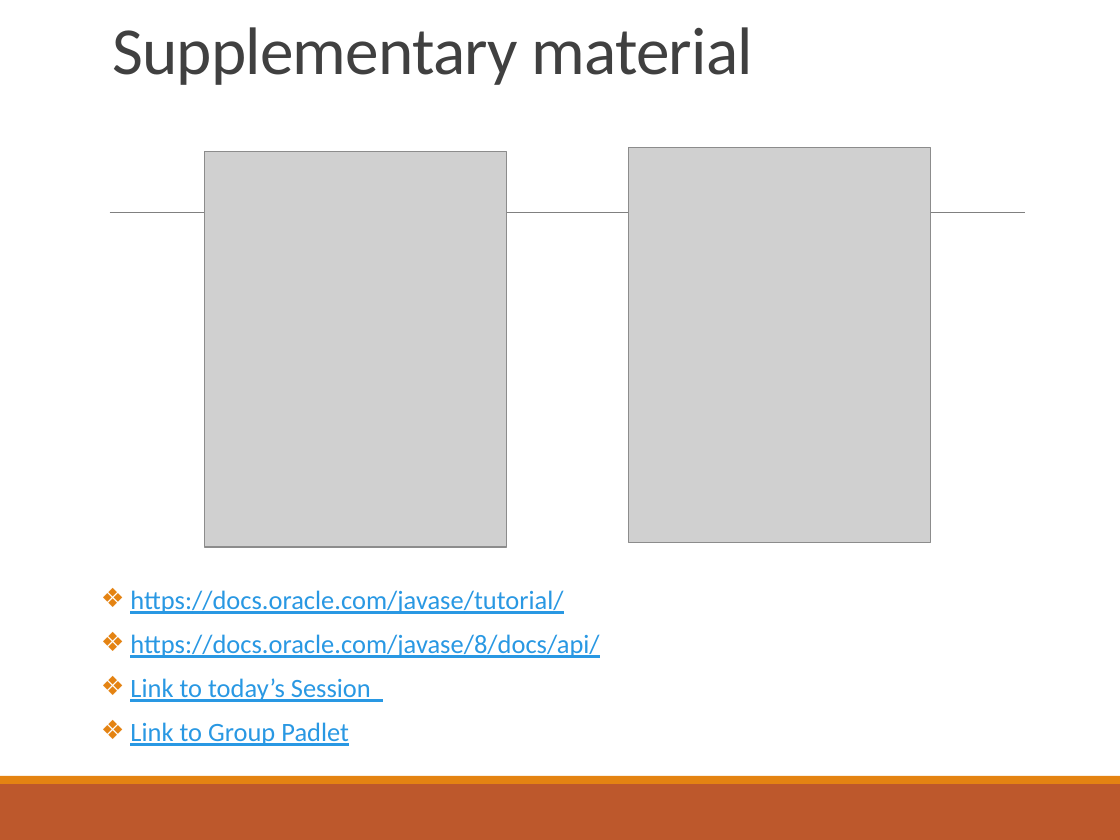
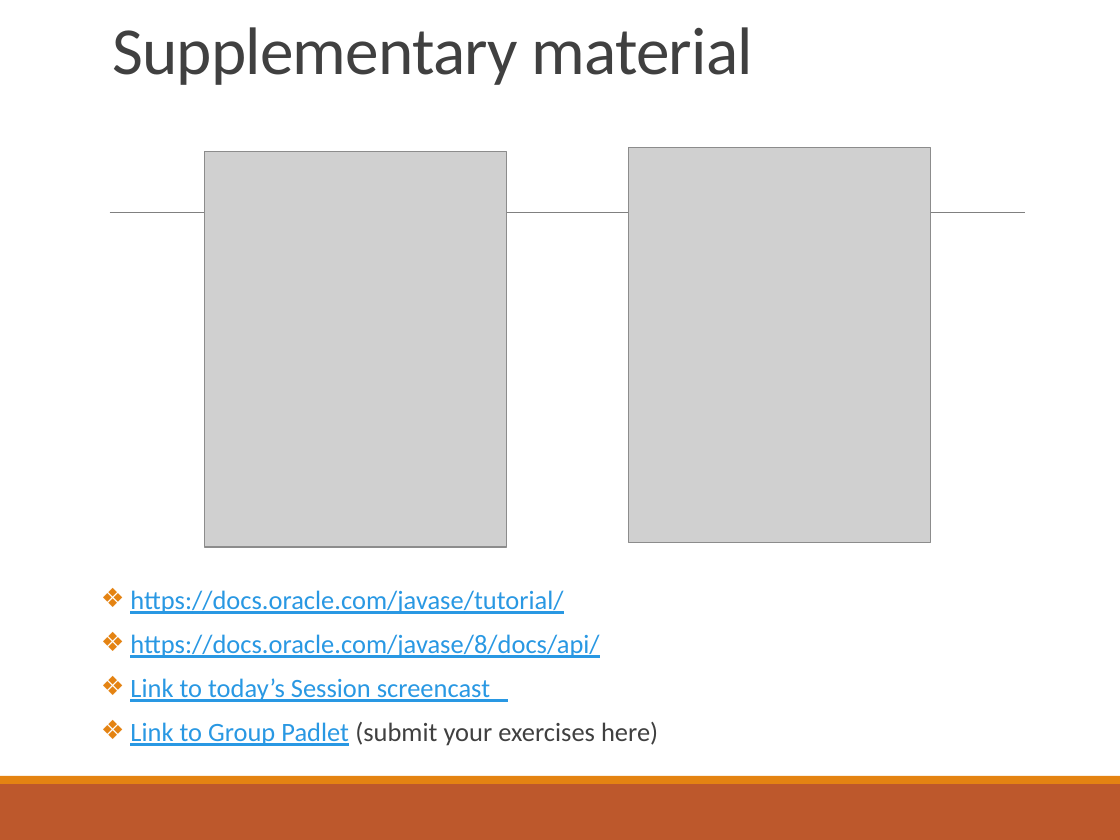
Before and after one commit to deeperj/dillinger, a slide deck: slide 4 of thesis/ukapp2/wqu_isc/sofware_design/Javabc01.pptx. Drawn at 1120x840 pixels with LibreOffice and Linux fonts; fonts in the diff are those of the drawing; grey boxes stand for pictures. Boxes give left, top, right and bottom in pixels: in the first picture for what was removed or moved away, otherwise in the second. Text is boxed around its words. In the diff, an @@ line names an element or a change of style, - is before the commit and + after.

```diff
--- a/thesis/ukapp2/wqu_isc/sofware_design/Javabc01.pptx
+++ b/thesis/ukapp2/wqu_isc/sofware_design/Javabc01.pptx
@@ text at (130, 678, 658, 746): text changed @@
-❖ Link to today’s Session
-❖ Link to Group Padlet
+❖ Link to today’s Session screencast
+❖ Link to Group Padlet (submit your exercises here)
```
Also in this commit, not shown: 1 other slide changed, 2 slides added, 1 slide removed, 5 other files.
